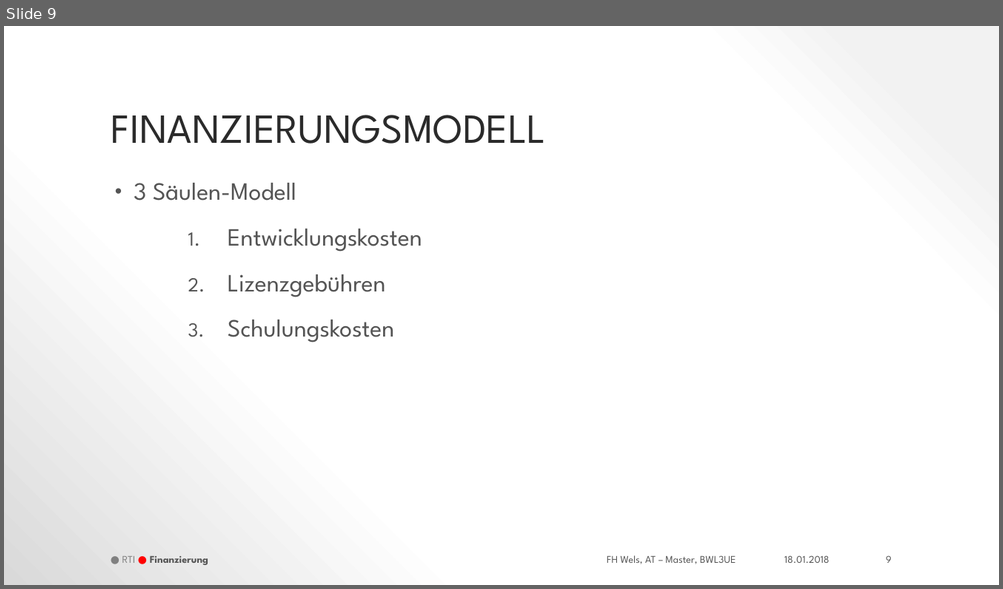
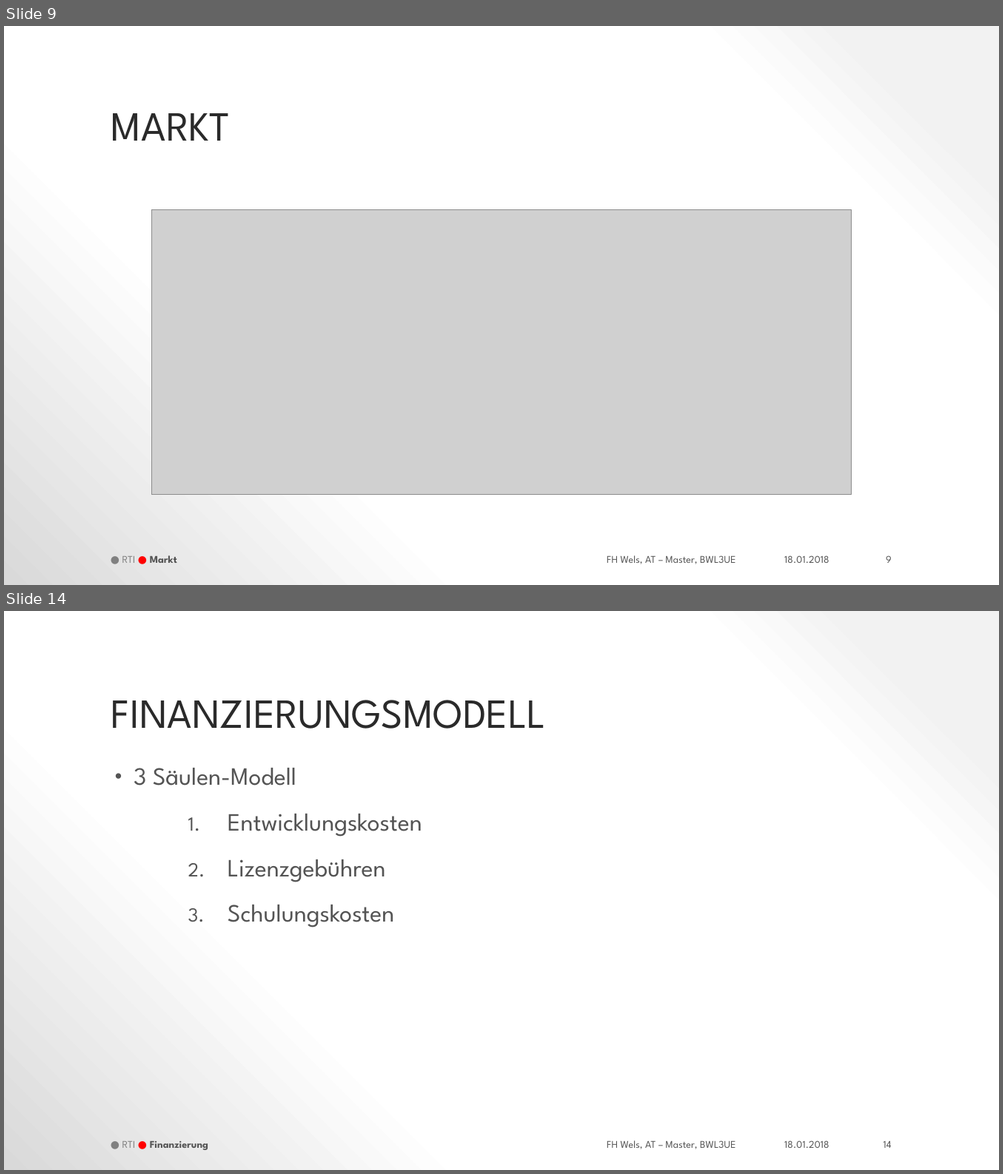
Before and after one commit to thunderbug1/BWL, a slide deck: Präsentation/RTI_Businessplan.pptx. Shown one above the other, each under a label of ours: slide 9 before the commit, slides 9 and 14 after it; the slides between them are not shown. The pictures are 1003x589 and 1003x1174 pixels, drawn with LibreOffice and Linux fonts; fonts in the diff are those of the drawing; grey boxes stand for pictures; background and template pictures are left out. Boxes give left, top, right and bottom in pixels: in the first picture for what was removed or moved away, otherwise in the second. Text is boxed around its words. In the diff, an @@ line names an element or a change of style, - is before the commit and + after.

Commit message:
Präsentation Markt added
Hab mein Teil hinzugefügt

```diff
--- a/Präsentation/RTI_Businessplan.pptx
+++ b/Präsentation/RTI_Businessplan.pptx
@@ slide 9 added at [4,26,999,585], background gradient #F2F2F2 to #FFFFFF to #D9D9D9; not listed: 1 template element that a slide beside it also shows @@
@@ title added at [111,113,230,141], 37.8 pt, text #2A2A2A @@
+MARKT
@@ picture added at [151,210,851,494] @@
@@ text added at [122,556,177,563], 9.4 pt, text #545454, bold @@
+● RTI ● Markt
@@ text added at [784,556,829,563], 9.4 pt, text #545454 @@
+18.01.2018
@@ page number added at [885,556,891,563], 9.4 pt, text #545454 @@
+9
@@ what was slide 9 is now slide 14 @@
@@ page number at [883,1142,891,1148]: text changed @@
-9
+14
```
Also in this commit, not shown: 1 slide changed, 4 other slides added.
